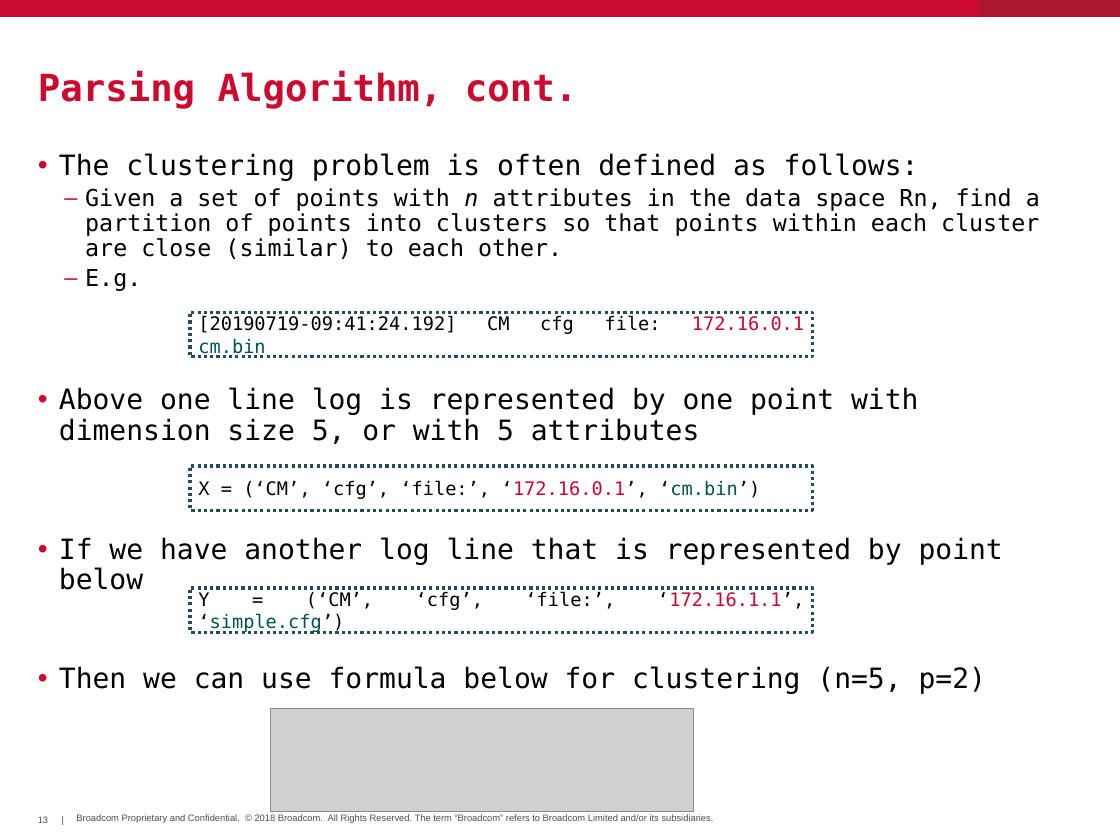
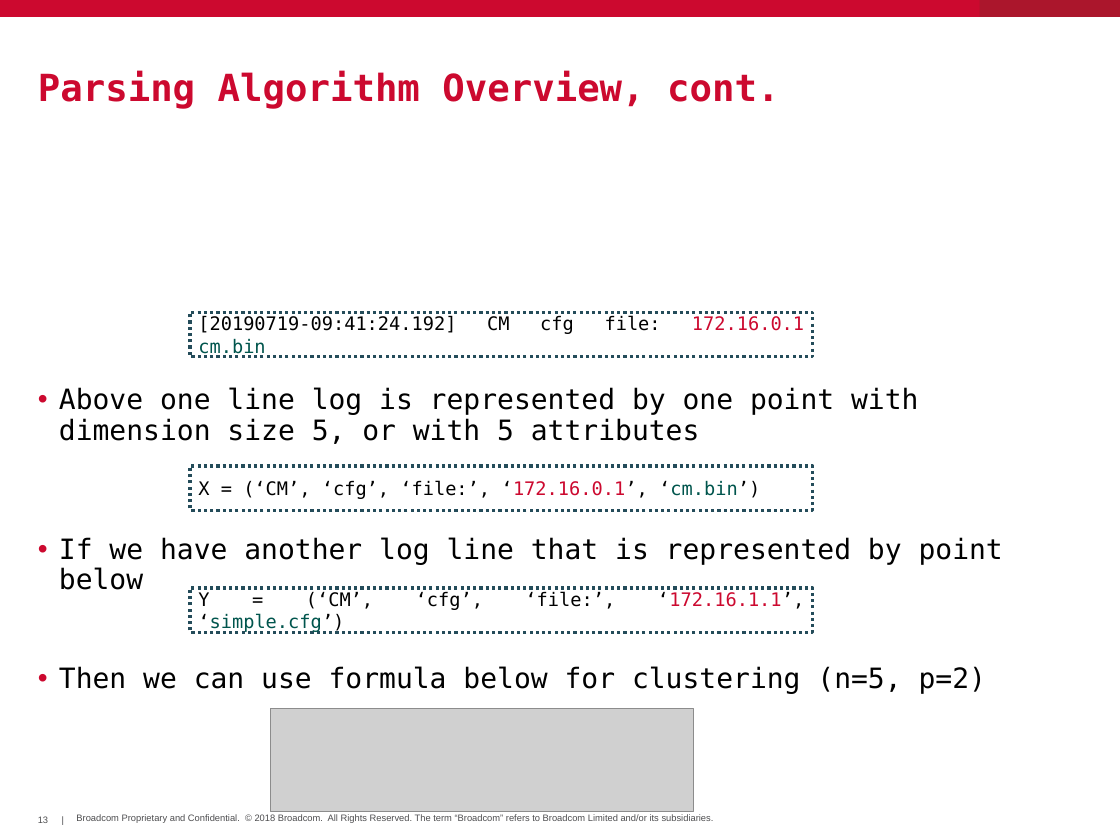
Before and after one commit to hayhan/loganalyzer, a slide deck: slide 13 of papers/LogAnalyzerIntro.pptx. Drawn at 1120x840 pixels with LibreOffice and Linux fonts; fonts in the diff are those of the drawing; grey boxes stand for pictures; background and template pictures are left out. Boxes give left, top, right and bottom in pixels: in the first picture for what was removed or moved away, otherwise in the second. Text is boxed around its words. In the diff, an @@ line names an element or a change of style, - is before the commit and + after.

Commit message:
revised intro slides, cont, and citations

```diff
--- a/papers/LogAnalyzerIntro.pptx
+++ b/papers/LogAnalyzerIntro.pptx
@@ title at (38, 71, 779, 109): text changed @@
-Parsing Algorithm, cont.
+Parsing Algorithm Overview, cont.
@@ text removed at (59, 153, 1040, 291) @@
-• The clustering problem is often defined as follows:
-  – Given a set of points with n attributes in the data space Rn, find a partition of points into clusters so that points within each cluster are close (similar) to each other.
-  – E.g.
```
Also in this commit, not shown: 5 other slides changed.
